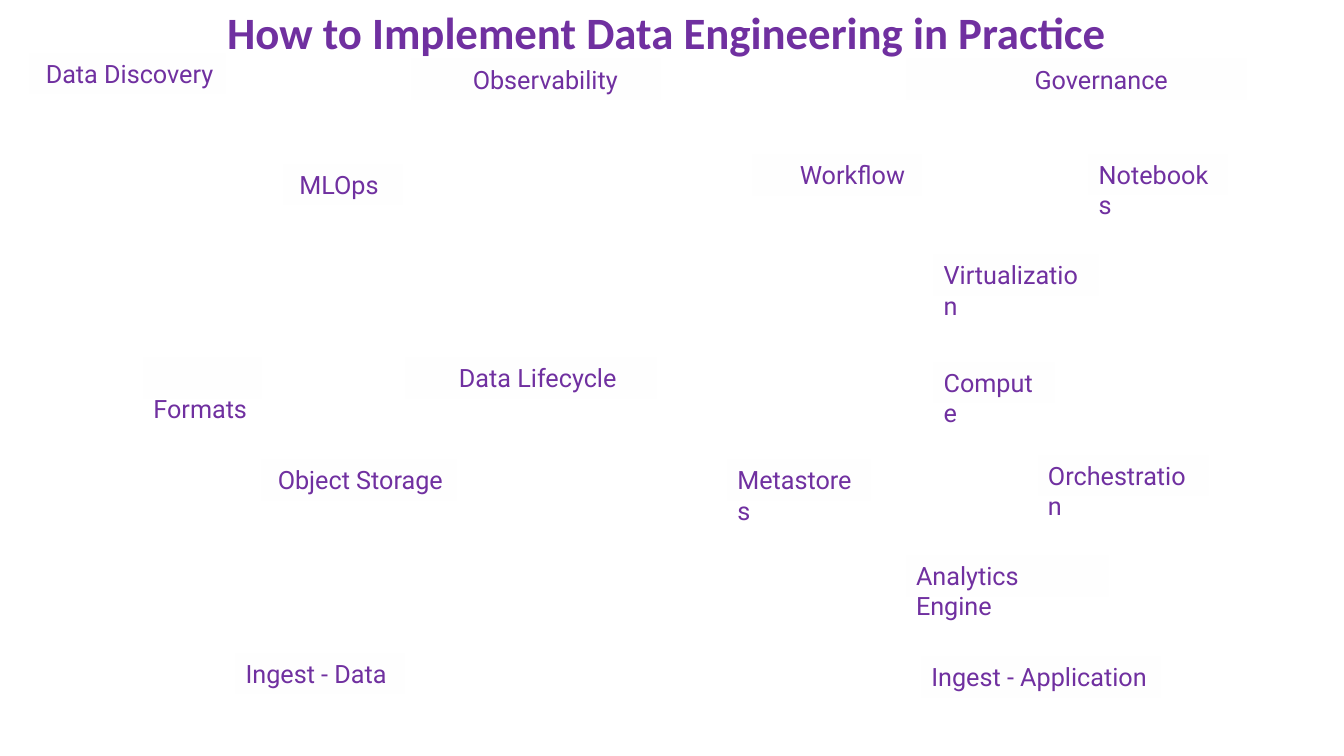
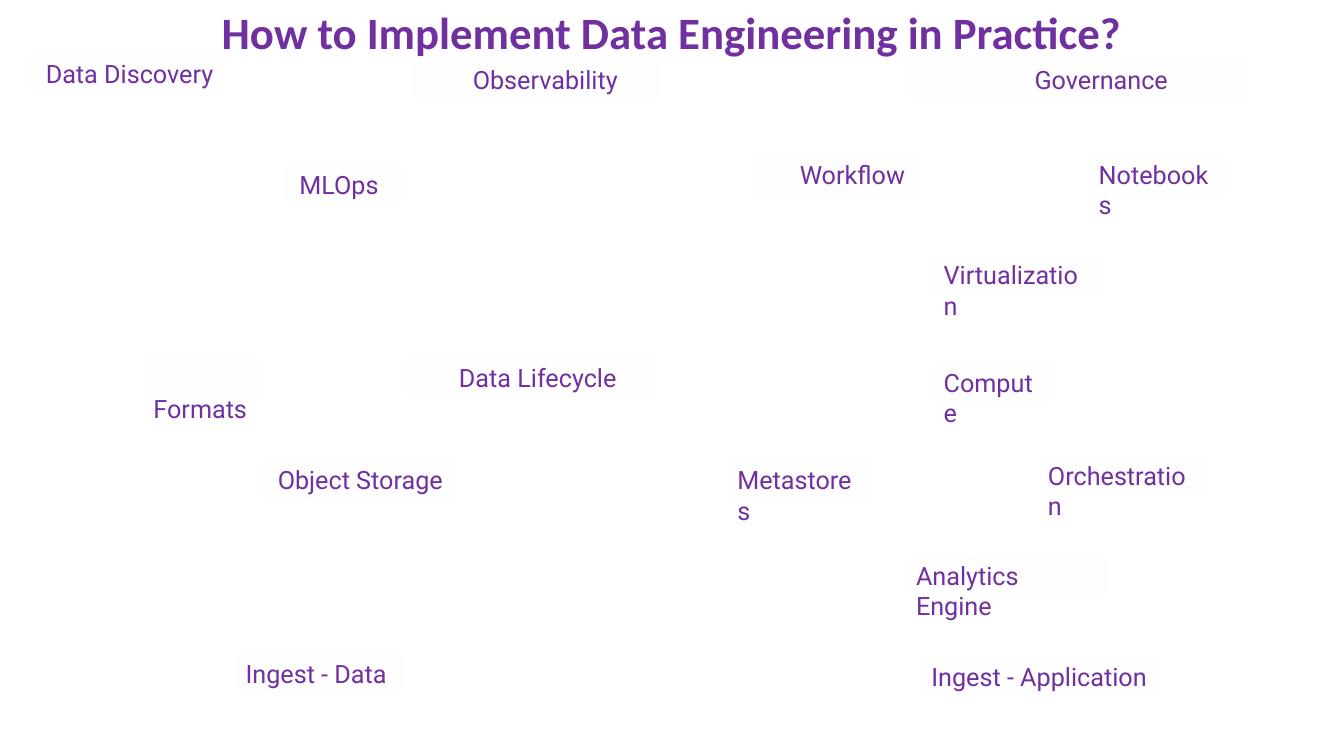
Before and after one commit to DataScience-2021/Analytics-Vidhya, a slide deck: slide 4 of #Data-Engineering/DataEngineering.pptx. Drawn at 1344x756 pixels with LibreOffice and Linux fonts; fonts in the diff are those of the drawing; background and template pictures are left out. Boxes give left, top, right and bottom in pixels: in the first picture for what was removed or moved away, otherwise in the second. Text is boxed around its words. In the diff, an @@ line names an element or a change of style, - is before the commit and + after.

Commit message:
Update Data-Engineering Blog - 4

```diff
--- a/#Data-Engineering/DataEngineering.pptx
+++ b/#Data-Engineering/DataEngineering.pptx
@@ text at [222, 17, 1121, 57]: text changed @@
-How to Implement Data Engineering in Practice
+How to Implement Data Engineering in Practice?
```
Also in this commit, not shown: 1 other file.
